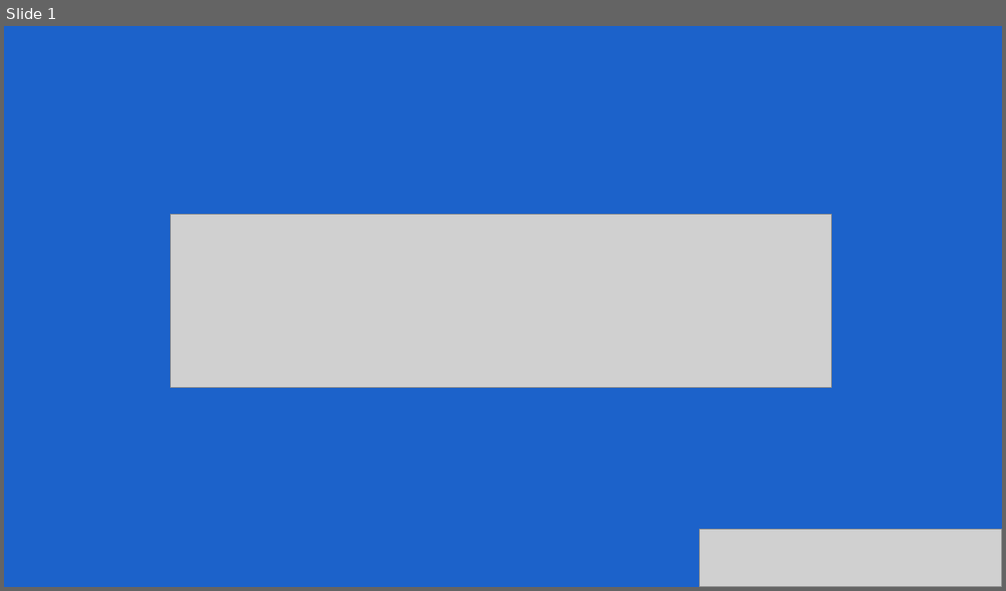
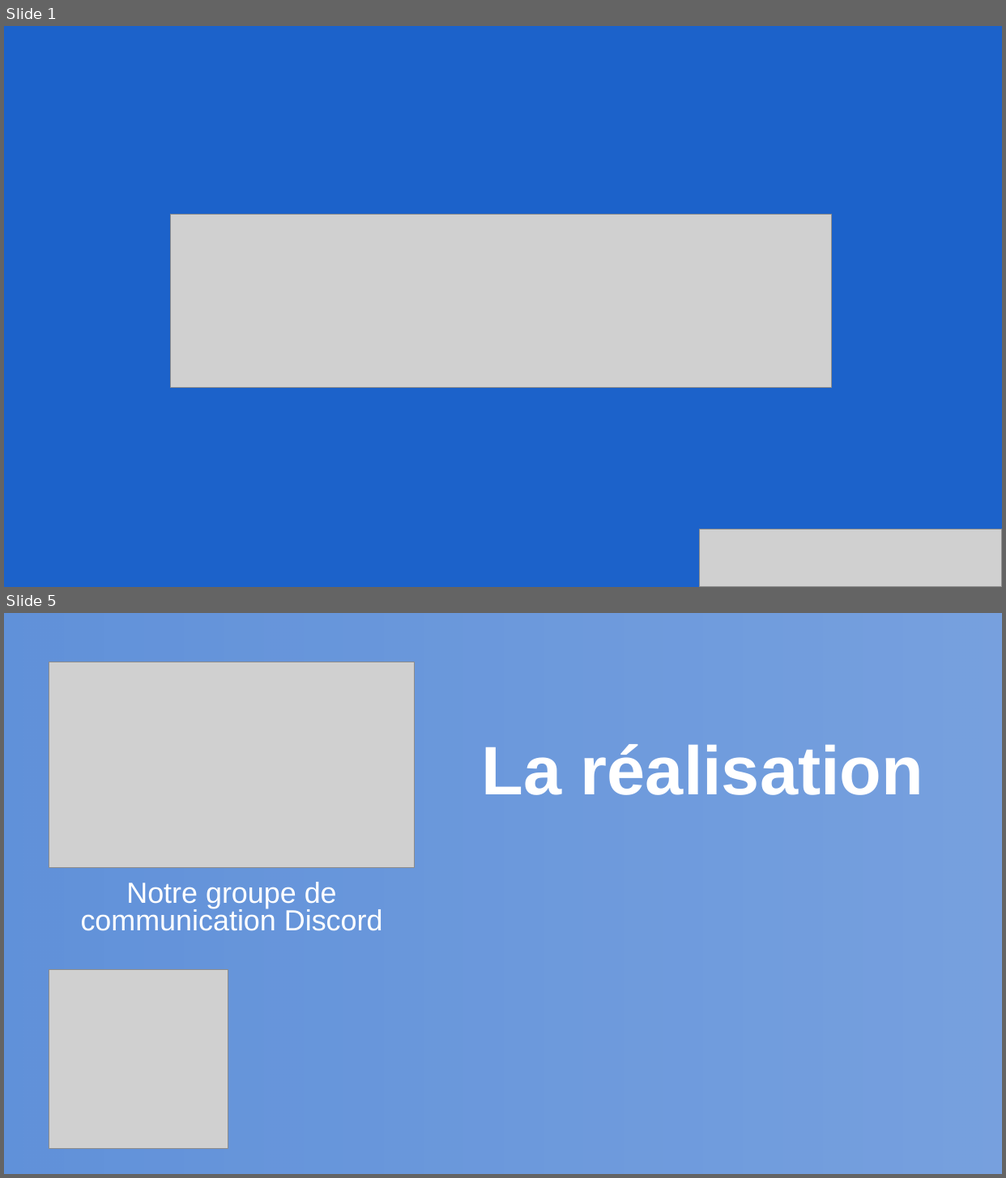
Before and after one commit to SkillUflow/RePlaced, a slide deck: .documents/Présentation - mercredi 22 mai/Soutenance du projet.pptx. Shown one above the other, each under a label of ours: slide 1 before the commit, slides 1 and 5 after it; the slides between them are not shown. The pictures are 1006x591 and 1006x1178 pixels, drawn with LibreOffice and Linux fonts; fonts in the diff are those of the drawing; grey boxes stand for pictures. Boxes give left, top, right and bottom in pixels: in the first picture for what was removed or moved away, otherwise in the second. Text is boxed around its words. In the diff, an @@ line names an element or a change of style, - is before the commit and + after.

```diff
--- a/.documents/Présentation - mercredi 22 mai/Soutenance du projet.pptx
+++ b/.documents/Présentation - mercredi 22 mai/Soutenance du projet.pptx
@@ slide 5 added at (x1=4, y1=613, x2=1002, y2=1174), background #FFFFFF @@
@@ rectangle added at (x1=4, y1=613, x2=1002, y2=1174), fill gradient #1C62CA @@
@@ picture added at (x1=49, y1=662, x2=414, y2=867) @@
@@ title added at (x1=482, y1=744, x2=923, y2=795), 66 pt, text #FFFFFF, bold @@
+La réalisation
@@ text added at (x1=81, y1=882, x2=383, y2=931), 28 pt, text #FFFFFF @@
+Notre groupe de communication Discord
@@ picture added at (x1=49, y1=970, x2=228, y2=1149) @@
```
Also in this commit, not shown: 9 other slides added, 3 slides removed, 2 other files.
